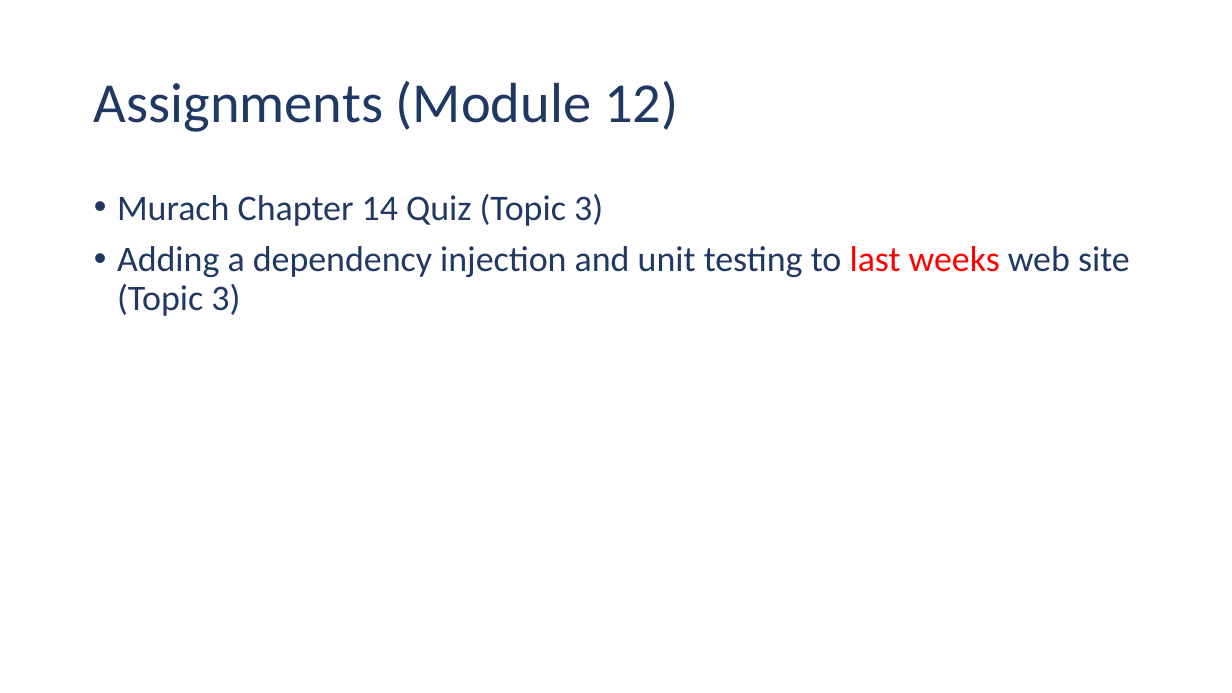
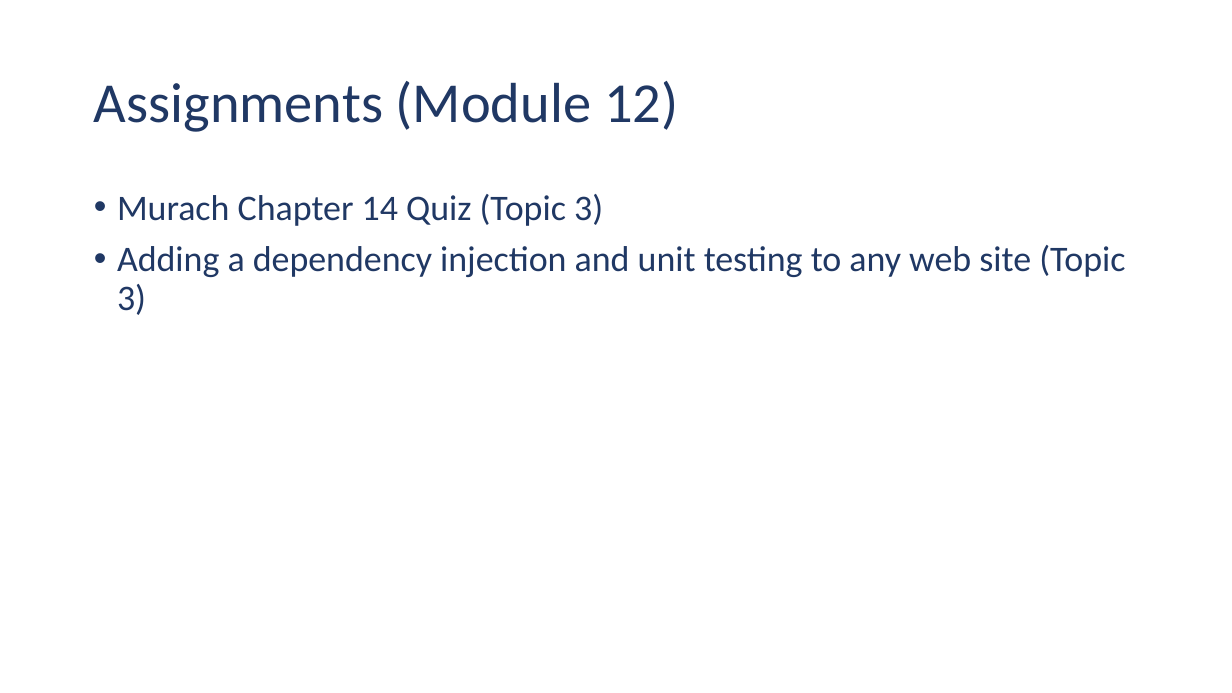
Before and after one commit to ehennis/CIS174, a slide deck: slide 2 of 2022-SPR/Week12.pptx. Drawn at 1232x693 pixels with LibreOffice and Linux fonts; fonts in the diff are those of the drawing. Boxes give left, top, right and bottom in pixels: in the first picture for what was removed or moved away, otherwise in the second. Text is boxed around its words. In the diff, an @@ line names an element or a change of style, - is before the commit and + after.

```diff
--- a/2022-SPR/Week12.pptx
+++ b/2022-SPR/Week12.pptx
@@ text at <box>117,245,1125,315</box>: text changed @@
-• Adding a dependency injection and unit testing to last weeks web site (Topic 3)
+• Adding a dependency injection and unit testing to any web site (Topic 3)
```
Also in this commit, not shown: 3 other files.
